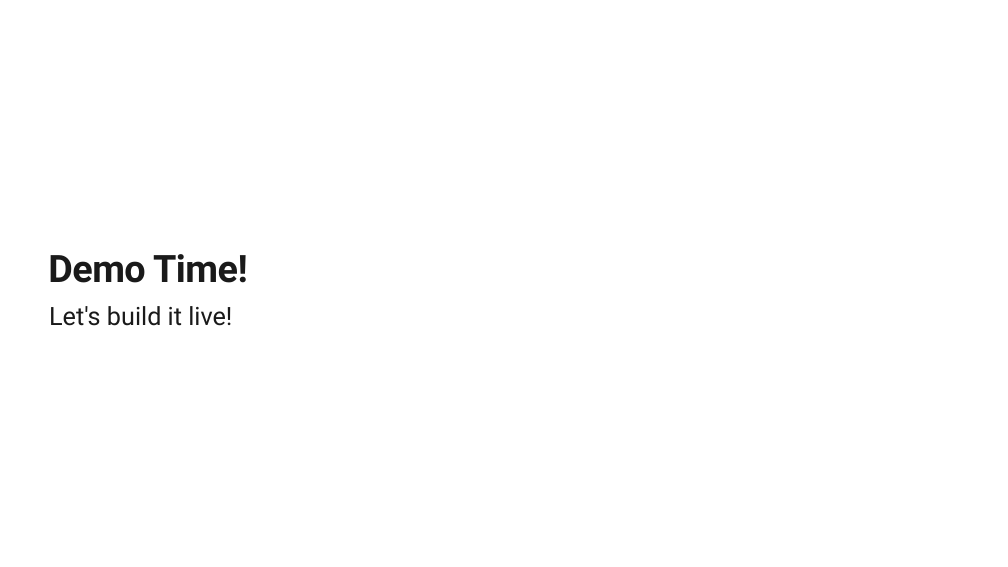
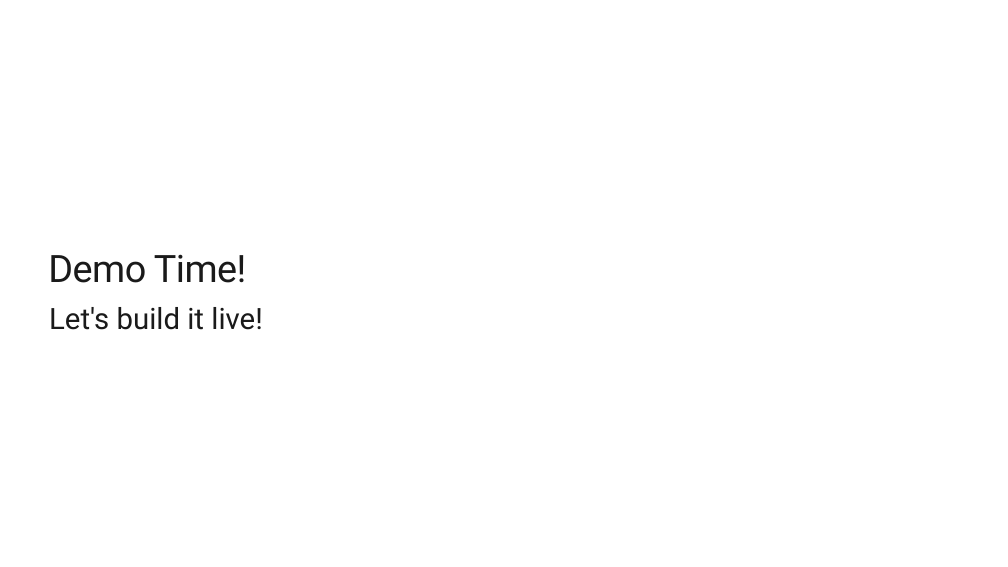
Before and after one commit to jainal09/azure-ai-vision-workshop, a slide deck: slide 12 of Azure_AI_Vision_Workshop.pptx (slide 9 before the commit). Drawn at 1008x567 pixels with LibreOffice and Linux fonts; fonts in the diff are those of the drawing; background and template pictures are left out. Boxes give left, top, right and bottom in pixels: in the first picture for what was removed or moved away, otherwise in the second. Text is boxed around its words. In the diff, an @@ line names an element or a change of style, - is before the commit and + after.

```diff
--- a/Azure_AI_Vision_Workshop.pptx
+++ b/Azure_AI_Vision_Workshop.pptx
@@ title "Demo Time!" at box(48, 254, 246, 283): bold off @@
@@ text "Let's build it live!" at box(49, 307, 262, 330): size 24 to 28 pt @@
```
Also in this commit, not shown: 10 other slides changed, 5 slides added, 1 other file.
